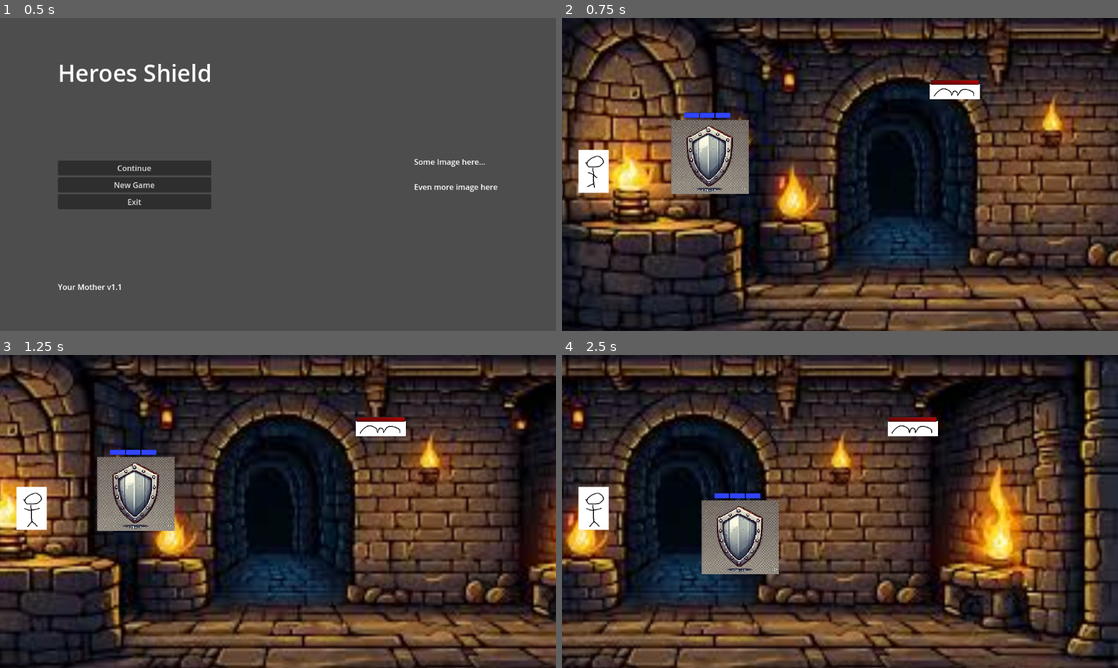
Above: before the commit, frames 1-4 (two rows, left to right).
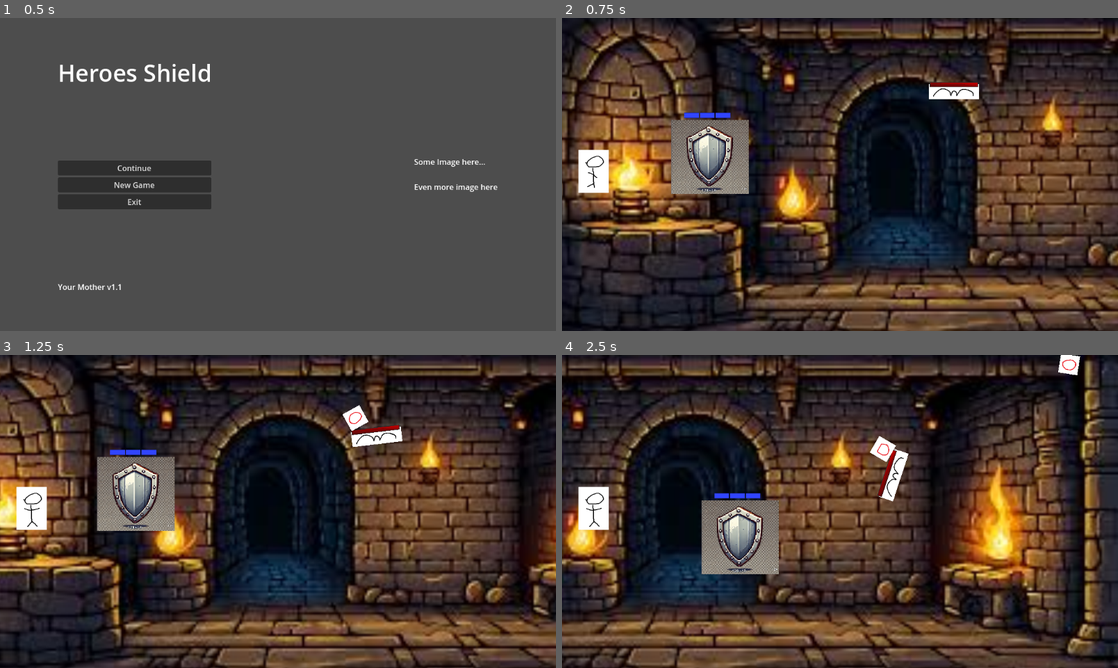
Above: after the commit, the same moments.

Repository: Cookie-Tin-Studios/Heroes-Shield
Game: Godot game, scene res://scenes/menu/main_menu.tscn
Same seed, same stepped clock (60 frames per second), same inputs: the game is played once before the commit and once after it.
Inputs (mouse positions are in pixels of both pictures, inside the frame that each line leads up to):
- Up to frame 1 (0.5 s): no input
- Up to frame 2 (0.75 s): click "New Game" at 0.5 s
- Up to frame 3 (1.25 s): no input
- Up to frame 4 (2.5 s): move the mouse to (962, 495) at 1.27 s; hold Right (ui_right) 1.28-2.03 s; click (962, 495) at 1.35 s; move the mouse to (728, 527) at 2.02 s; hold Down (ui_down) from 2.03 s (still down); click (728, 527) at 2.1 s

Frame 1 is identical in both runs. In frame 2, 0.3% of the frame differs, in the area x 65-76%, y 19-26%; in frame 3, 0.9%; in frame 4, 1.5%, in the area x 55-94%, y 0-47%.
Error before the commit: Parse Error: Cannot call the parent class' virtual function "_physics_process()" because it hasn't been defined. (res://scripts/mobs/mob_bat.gd:49)

Commit message:
somewhat fixed projectile

Diff:
--- a/scenes/mob_base.tscn
+++ b/scenes/mob_base.tscn
@@ -12,6 +12,8 @@
 [node name="Node2D" type="Node2D" parent="."]
 
 [node name="TextureProgressBar" type="TextureProgressBar" parent="Node2D"]
+light_mask = 8
+visibility_layer = 8
 offset_right = 40.0
 offset_bottom = 40.0
 value = 69.0
--- a/scenes/mob_bat.tscn
+++ b/scenes/mob_bat.tscn
@@ -27,24 +27,24 @@
 position = Vector2(-1, -37)
 script = ExtResource("1_5ymdd")
 projectile_scene = ExtResource("2_3rjrx")
-shooting_speed = null
-health_bar_offset = null
-health_bar_follow_collision = null
-max_health = null
-movement_speed = null
+shooting_speed = 500.0
+health_bar_offset = Vector2(0, -20)
+health_bar_follow_collision = true
 
 [node name="AnimatedSprite2D" type="AnimatedSprite2D" parent="." index="0"]
 position = Vector2(4, 38.5)
 sprite_frames = SubResource("SpriteFrames_lquxh")
 
 [node name="CollisionShape2D" type="CollisionShape2D" parent="." index="1"]
+light_mask = 4
+visibility_layer = 4
 position = Vector2(0, 38.5)
 shape = SubResource("RectangleShape2D_7xpap")
 
 [node name="TextureProgressBar" parent="Node2D" index="0"]
 offset_left = -97.0
-offset_top = -10.0
+offset_top = -19.0
 offset_right = 103.0
-offset_bottom = 20.0
+offset_bottom = 11.0
 value = 100.0
 metadata/_edit_use_anchors_ = true
--- a/scenes/projectile.tscn
+++ b/scenes/projectile.tscn
@@ -1,6 +1,6 @@
 [gd_scene load_steps=7 format=3 uid="uid://dmxf6gcphgjg5"]
 
-[ext_resource type="Script" path="res://scripts/mobs/mob_bat.gd" id="1_d3cd1"]
+[ext_resource type="Script" path="res://scripts/projectile.gd" id="1_wf0ix"]
 [ext_resource type="Texture2D" uid="uid://dkft7ngvvftf7" path="res://assets/sprites/projectile_1.png" id="2_tkcaq"]
 [ext_resource type="Texture2D" uid="uid://bfy4iyh5k85tm" path="res://assets/sprites/projectile_2.png" id="3_t46ee"]
 [ext_resource type="Texture2D" uid="uid://c4nm7vmrf5dbs" path="res://assets/sprites/projectile_3.png" id="4_21qjv"]
@@ -29,7 +29,7 @@
 gravity_scale = 0.0
 contact_monitor = true
 max_contacts_reported = 1
-script = ExtResource("1_d3cd1")
+script = ExtResource("1_wf0ix")
 
 [node name="AnimatedSprite2D" type="AnimatedSprite2D" parent="."]
 sprite_frames = SubResource("SpriteFrames_1hryt")
--- a/scripts/mobs/mob_bat.gd
+++ b/scripts/mobs/mob_bat.gd
@@ -1,4 +1,4 @@
-extends RigidBody2D
+extends "res://scripts/mobs/mob_base.gd"
 
 @onready var global_tick = get_node("/root/Tick")  # Timer or global tick for periodic shooting
 
@@ -9,52 +9,43 @@
 @export var health_bar_offset: Vector2 = Vector2(0, -20)  # Offset for health bar relative to collision box
 @export var health_bar_follow_collision: bool = true      # Whether the health bar follows the collision box
 
+
 func _ready() -> void:
+	super._ready()
+
 
 	# Connect global tick to projectile shooting
 	global_tick.timeout.connect(_on_tick)
 
-
 func _on_tick() -> void:
-	# Shoot a projectile on each tick
 	shoot_projectile()
 
 func shoot_projectile() -> void:
+	# Attempt to auto-find the player node named "Idiot_hero"
 	if not target:
-		print("Error: Target is not assigned!")
-		return
-	if not projectile_scene:
-		print("Error: Projectile scene is not assigned!")
-		return
+		var idiot = get_tree().get_current_scene().get_node("Idiot_hero")
+		if idiot and idiot is CharacterBody2D:
+			target = idiot
+		else:
+			print("No valid 'Idiot_hero' node found in the scene.")
 
-	# Instantiate the projectile scene
 	var projectile = projectile_scene.instantiate()
-
-	# Set the projectile's initial position to the bat's position
 	projectile.global_position = global_position
 
 	# Calculate direction toward the target
 	var direction = (target.global_position - global_position).normalized()
 
-	# Assign velocity to the projectile
+	# Assign velocity to the projectile (if it's a RigidBody2D)
 	if projectile is RigidBody2D:
 		projectile.linear_velocity = direction * shooting_speed
 
-	# Add projectile to the current scene
 	get_tree().get_current_scene().add_child(projectile)
 	print("Projectile shot at target!")
 
 func _physics_process(delta: float) -> void:
-	# Call the parent class's movement logic
 	super._physics_process(delta)
 
 	# Lock health bar position to collision box if enabled
 	if health_bar_follow_collision and $CollisionShape2D and $Node2D:
 		var collision_pos = $CollisionShape2D.position
 		$Node2D.position = collision_pos + health_bar_offset
-
-func _on_body_entered(body: Node) -> void:
-	# Handle collision with the player
-	if body is CharacterBody2D and body.name == "Idiot_hero":
-		print("Collision detected with player. Game over!")
-		get_tree().change_scene_to_file("res://scenes/menu/game_over.tscn")
--- /dev/null
+++ b/scripts/projectile.gd
@@ -0,0 +1,16 @@
+extends RigidBody2D
+
+func _ready() -> void:
+	pass
+
+func _physics_process(delta: float) -> void:
+	# Optionally, you can control velocity here if not set externally:
+	# linear_velocity = Vector2(projectile_speed, 0)
+	# or you might have already assigned linear_velocity in another script method
+	pass
+
+func _on_body_entered(body: Node) -> void:
+	# Check if we collided with the player named "Idiot_hero"
+	if body.name == "Idiot_hero":
+		print("Projectile hit the player! Game over!")
+		get_tree().change_scene_to_file("res://scenes/menu/game_over.tscn")
